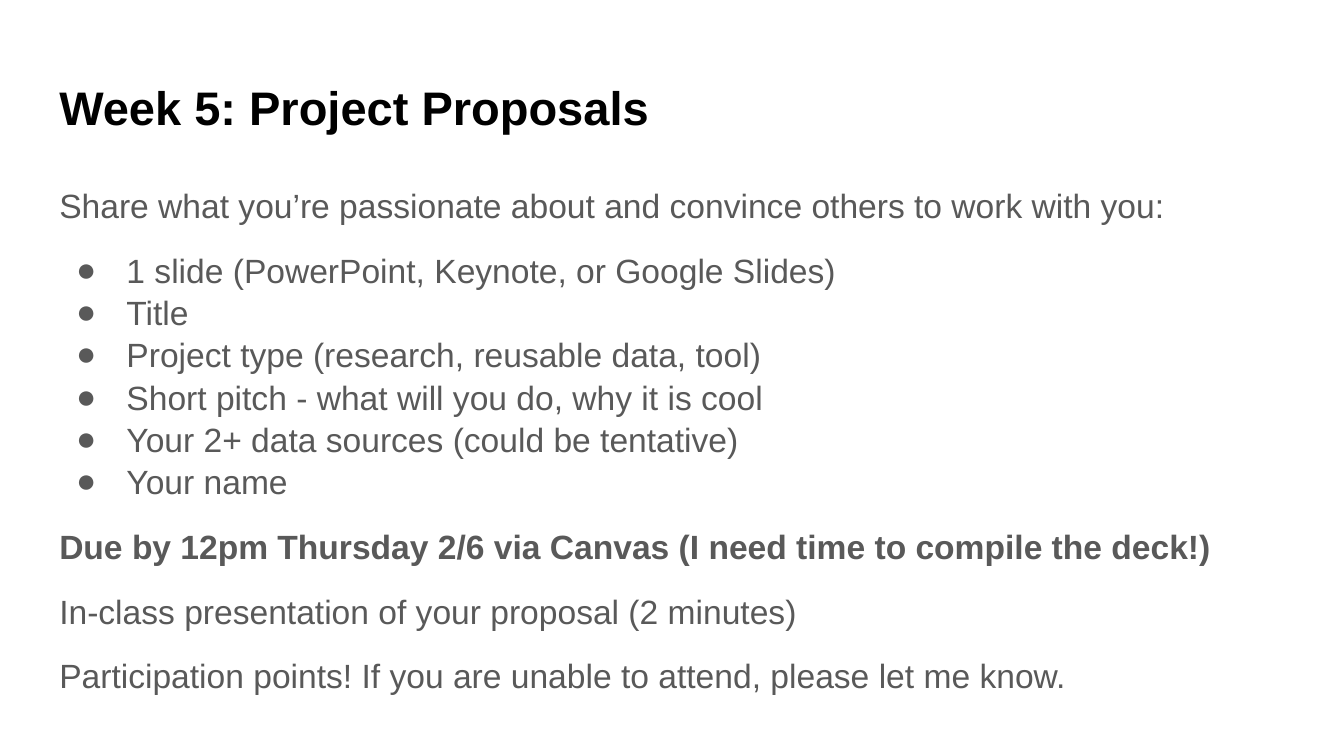
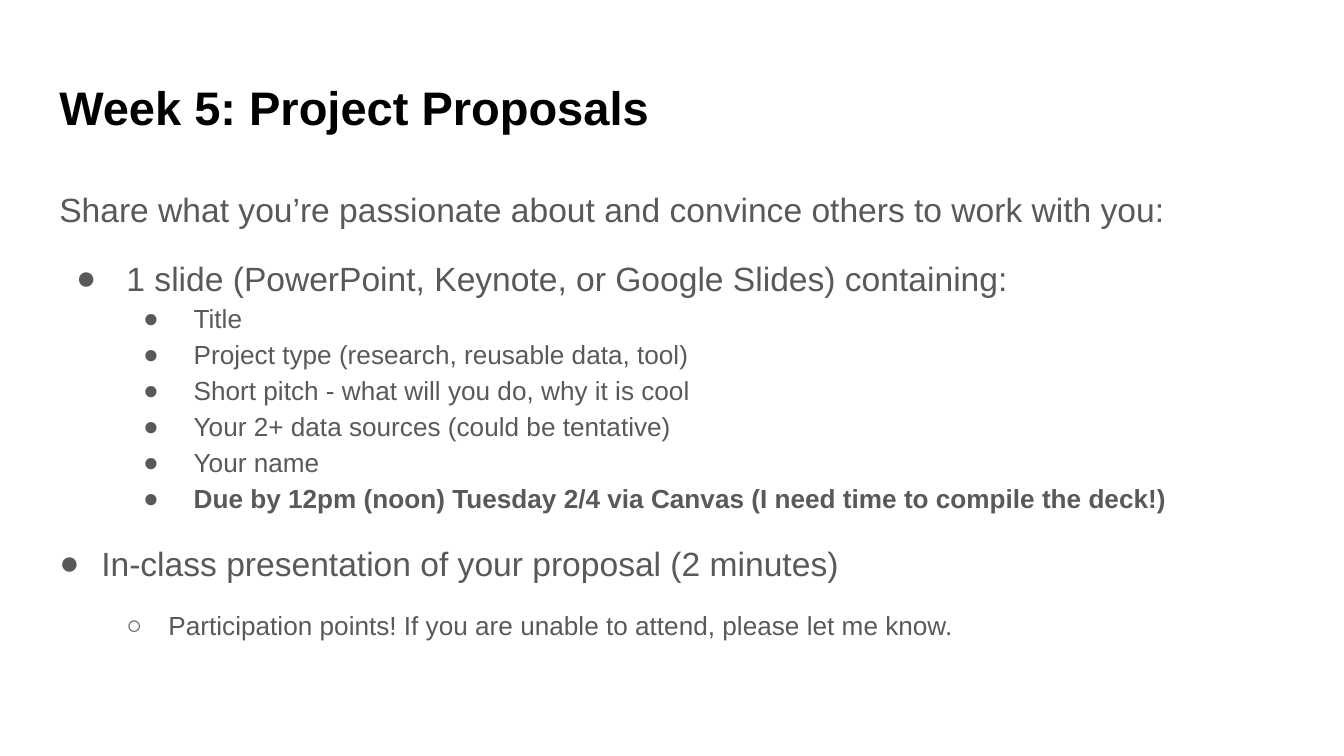
Before and after one commit to UWDATA515/lecture-materials, a slide deck: slide 11 of 03/04__Project.pptx (slide 10 before the commit). Drawn at 1344x756 pixels with LibreOffice and Linux fonts; fonts in the diff are those of the drawing; background and template pictures are left out. Boxes give left, top, right and bottom in pixels: in the first picture for what was removed or moved away, otherwise in the second. Text is boxed around its words. In the diff, an @@ line names an element or a change of style, - is before the commit and + after.

```diff
--- a/03/04__Project.pptx
+++ b/03/04__Project.pptx
@@ text at <box>59,197,1164,641</box>: size 18 to 14 pt in "Title", "Project type (research, reusable data, tool)", "Short pitch - what will you do, ...", "Your 2+ data sources (could be tentative)" and 2 more places; line spacing 1.05 to 1.15; list level 1 to 2 in "Title"; list level 1 to 2 in "Project type (research, reusable data, ..."; list level 1 to 2 in "Short pitch - what will ..."; list level 1 to 2 in "Your 2+ data sources (could ..."; list level 1 to 2 in "Your name"; bullet none to ●; bullet none to ○; list level 1 to 2 in "Participation points! If you are ..." @@
@@ text at <box>126,266,1007,297</box>: text changed @@
-● 1 slide (PowerPoint, Keynote, or Google Slides)
+● 1 slide (PowerPoint, Keynote, or Google Slides) containing:
@@ text at <box>194,489,1166,514</box>: text changed; size 18 to 14 pt @@
-Due by 12pm Thursday 2/6 via Canvas (I need time to compile the deck!)
+  ● Due by 12pm (noon) Tuesday 2/4 via Canvas (I need time to compile the deck!)
```
Also in this commit, not shown: 5 other slides changed, 1 slide added, 3 other files.
